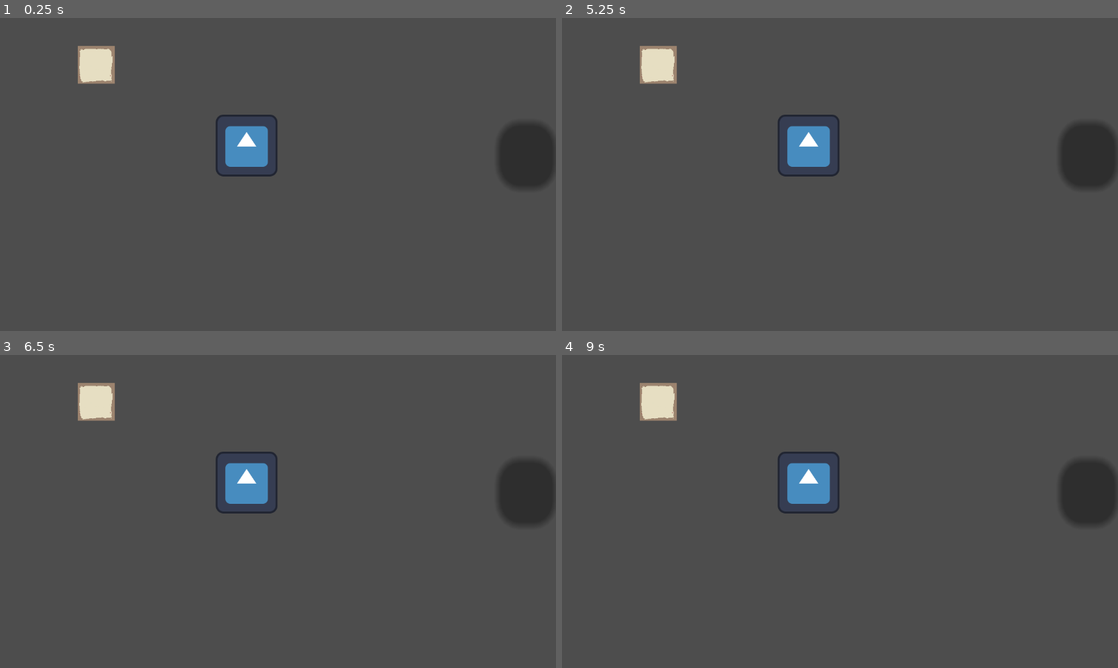
Above: before the commit, frames 1-4 (two rows, left to right).
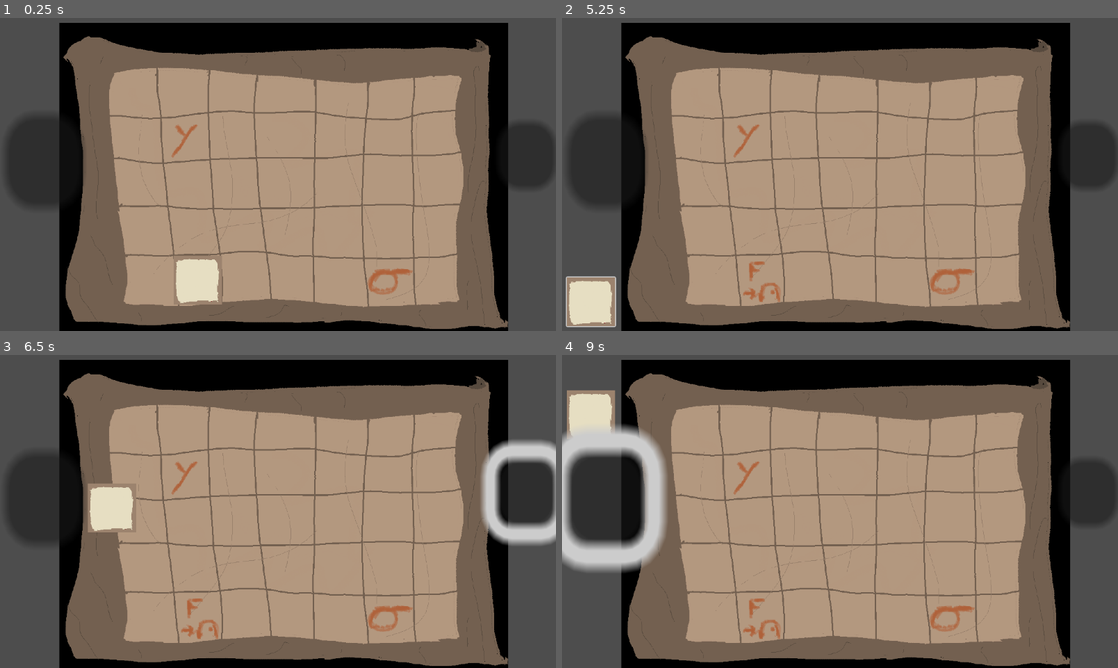
Above: after the commit, the same moments.

Repository: FlorianLesieur/UniJamTeam2Coop
Game: Godot game, scene res://Scenes/Esprit/GameSpirit.tscn
The game is run twice, just before and just after one commit, with the same random seed, the same clock (stepped at 60 frames per second) and the same inputs. This scene is started directly instead of the project's main scene. The engine's default icon, where the game draws it, is replaced by a stand-in: a white triangle on a blue panel in a dark square.
Inputs (mouse positions are in pixels of both pictures, inside the frame that each line leads up to; where the layout moved, square brackets give the same spot in the first picture):
- Up to frame 1 (0.25 s): no input
- Up to frame 2 (5.25 s): click (1090, 155) at 0.5 s; click (762, 280) [901, 221] at 1.25 s; click (762, 280) [717, 230] at 2 s; click (762, 280) [562, 21] at 2.75 s; click (606, 161) at 3.5 s; tap Enter at 4.25 s; move the mouse to (962, 158) at 4.27 s; hold Right (Right) 4.28-5 s; click (962, 158) at 4.42 s; tap Space at 5 s; drag from (728, 190) to (812, 237) at 5.02 s
- Up to frame 3 (6.5 s): tap Enter at 5.75 s; move the mouse to (333, 442) at 5.77 s; hold Right (Right) from 5.78 s (still down)
- Up to frame 4 (9 s): release Right (Right) at 6.5 s; tap Space at 6.5, 8 s; drag from (812, 574) to (673, 464) at 6.52 s; tap Enter at 7.25 s; move the mouse to (1006, 558) at 7.27 s; hold Left (Left) 7.28-8 s; drag from (673, 464) to (756, 433) at 8.02 s; move the mouse to (867, 511) at 8.77 s; hold Down (Down) from 8.78 s (still down); click (867, 511) at 8.92 s

The runs differ from the first frame. In frame 1, 81% of the frame differs, in the area x 1-92%, y 1-100%; in frame 2, 83%; in frame 3, 83%; in frame 4, 84%, in the area x 0-92%, y 1-100%.
Error after the commit: Out of bounds get index '0' (on base: 'Array[RoomSpirit]') (res://Scripts/Esprit/GameSpirit.gd:13)

Commit message:
Room1 done

Diff:
--- a/Scenes/Esprit/GameSpirit.tscn
+++ b/Scenes/Esprit/GameSpirit.tscn
@@ -2,11 +2,19 @@
 
 [ext_resource type="Script" uid="uid://3cs83e4iui5w" path="res://Scripts/Esprit/GameSpirit.gd" id="1_3utc4"]
 [ext_resource type="PackedScene" uid="uid://c4vpmm2hwe3j2" path="res://Scenes/Esprit/RoomSpirit.tscn" id="2_3ahv2"]
+[ext_resource type="Texture2D" uid="uid://cpaqlccniw7c6" path="res://Assets/Esprit/Maps/Map_1.png" id="3_ppguh"]
 [ext_resource type="Texture2D" uid="uid://b2onp7e1qovco" path="res://Assets/Esprit/Pillars/White_Pillar_Top.png" id="4_3ahv2"]
 [ext_resource type="Texture2D" uid="uid://hjltqpd7olgc" path="res://Assets/icon.svg" id="4_tldpl"]
 [ext_resource type="Script" uid="uid://dq8d15t07mjj" path="res://Scripts/Esprit/Piece.gd" id="5_3ahv2"]
 
-[node name="GameSpirit" type="Control" unique_id=1736079434 node_paths=PackedStringArray("rooms")]
+[sub_resource type="Gradient" id="Gradient_c0dwe"]
+offsets = PackedFloat32Array(0.006024096, 0.43975905, 0.48795182, 1)
+colors = PackedColorArray(0.24096386, 0.24096386, 0.24096386, 1, 0.43975905, 0.43975905, 0.43975905, 1, 0, 0, 0, 1, 1, 1, 1, 1)
+
+[sub_resource type="GradientTexture1D" id="GradientTexture1D_jyycw"]
+gradient = SubResource("Gradient_c0dwe")
+
+[node name="GameSpirit" type="Control" unique_id=1736079434]
 layout_mode = 3
 anchors_preset = 15
 anchor_right = 1.0
@@ -14,50 +22,56 @@
 grow_horizontal = 2
 grow_vertical = 2
 script = ExtResource("1_3utc4")
-rooms = [NodePath("Room1"), NodePath("Room2"), NodePath("RoomSpirit3")]
+
+[node name="Sprite2D" type="Sprite2D" parent="." unique_id=1940475652]
+visible = false
+position = Vector2(488, 269)
+scale = Vector2(6826.9907, 1018.93976)
+texture = SubResource("GradientTexture1D_jyycw")
 
 [node name="Room1" parent="." unique_id=522636664 node_paths=PackedStringArray("pieces") instance=ExtResource("2_3ahv2")]
 layout_mode = 1
-pieces = [NodePath("Piece")]
+pieces = [NodePath("White_Pillar")]
+keys = Array[Vector2]([Vector2(-10, -20)])
 
-[node name="Sprite2D4" type="Sprite2D" parent="Room1" unique_id=90563721]
-position = Vector2(511, 264)
-texture = ExtResource("4_tldpl")
+[node name="Map1" type="Sprite2D" parent="Room1" unique_id=653288189]
+position = Vector2(588, 332.00003)
+scale = Vector2(0.79999995, 0.79999995)
+texture = ExtResource("3_ppguh")
 
-[node name="Piece" type="Button" parent="Room1" unique_id=727971869]
+[node name="White_Pillar" type="Button" parent="Room1" unique_id=727971869]
 layout_mode = 0
-offset_left = 161.0
-offset_top = 58.0
-offset_right = 238.0
-offset_bottom = 136.0
+offset_left = 360.0
+offset_top = 492.0
+offset_right = 460.0
+offset_bottom = 593.0
 flat = true
 script = ExtResource("5_3ahv2")
 metadata/_custom_type_script = "uid://dq8d15t07mjj"
 
-[node name="TextureRect" type="TextureRect" parent="Room1/Piece" unique_id=1275699926]
+[node name="TextureRect" type="TextureRect" parent="Room1/White_Pillar" unique_id=1275699926]
 layout_mode = 1
 anchors_preset = 8
 anchor_left = 0.5
 anchor_top = 0.5
 anchor_right = 0.5
 anchor_bottom = 0.5
-offset_left = -38.5
-offset_top = -39.0
-offset_right = 728.5
-offset_bottom = 737.0
+offset_left = -50.0
+offset_top = -50.5
+offset_right = 717.0
+offset_bottom = 725.5
 grow_horizontal = 2
 grow_vertical = 2
-scale = Vector2(0.1, 0.1)
+scale = Vector2(0.13, 0.13)
 texture = ExtResource("4_3ahv2")
 
 [node name="Room2" parent="." unique_id=804344434 node_paths=PackedStringArray("pieces") instance=ExtResource("2_3ahv2")]
 visible = false
 layout_mode = 1
-pieces = [NodePath("Piece"), NodePath("Piece2")]
-keys = Array[Vector2]([Vector2(300, 250), Vector2(700, 250)])
+pieces = [NodePath("Piece"), NodePath("Piece2"), NodePath("Piece3")]
+keys = Array[Vector2]([Vector2(300, 250), Vector2(700, 250), Vector2(0, 0)])
 
 [node name="Sprite2D4" type="Sprite2D" parent="Room2" unique_id=724058428]
-visible = false
 position = Vector2(300, 250)
 texture = ExtResource("4_tldpl")
 
--- a/Scenes/Esprit/RoomSpirit.tscn
+++ b/Scenes/Esprit/RoomSpirit.tscn
@@ -2,7 +2,7 @@
 
 [ext_resource type="Script" uid="uid://c7mx22u13m6qu" path="res://Scripts/Esprit/RoomSpirit.gd" id="1_63x8c"]
 
-[node name="RoomSpirit" type="Control" unique_id=804344434 node_paths=PackedStringArray("pieces")]
+[node name="RoomSpirit" type="Control" unique_id=804344434]
 layout_mode = 3
 anchors_preset = 15
 anchor_right = 1.0
@@ -10,11 +10,11 @@
 grow_horizontal = 2
 grow_vertical = 2
 script = ExtResource("1_63x8c")
-pieces = [null]
 keys = Array[Vector2]([Vector2(511, 264)])
 metadata/_custom_type_script = "uid://c7mx22u13m6qu"
 
 [node name="Button3" type="Button" parent="." unique_id=1752231662]
+z_index = 2
 layout_mode = 0
 offset_left = 10.999999
 offset_top = 201.00002
@@ -23,6 +23,7 @@
 scale = Vector2(20, 24)
 
 [node name="Button" type="Button" parent="." unique_id=371366058]
+z_index = 2
 layout_mode = 0
 offset_left = 1031.0
 offset_top = 216.00002
--- a/Scripts/Esprit/Piece.gd
+++ b/Scripts/Esprit/Piece.gd
@@ -32,7 +32,6 @@
 		if (position_visee.y>pos_max_y-goutière):
 			position_visee.y=pos_max_y-goutière
 		position = lerp(position, position_visee, delta * speed)
-		print("position : ",position)
 		#position.x=move_toward(position.x,position.x-pos_x_pressed+position_souris.x,delta*speed)
 		#position.y=move_toward(position.y,position.y-pos_y_pressed+position_souris.y,delta*speed)
 
Not shown, added: Assets/Esprit/Maps/Default_map.png.import
Not shown, added: Assets/Esprit/Maps/Map_1.png.import
